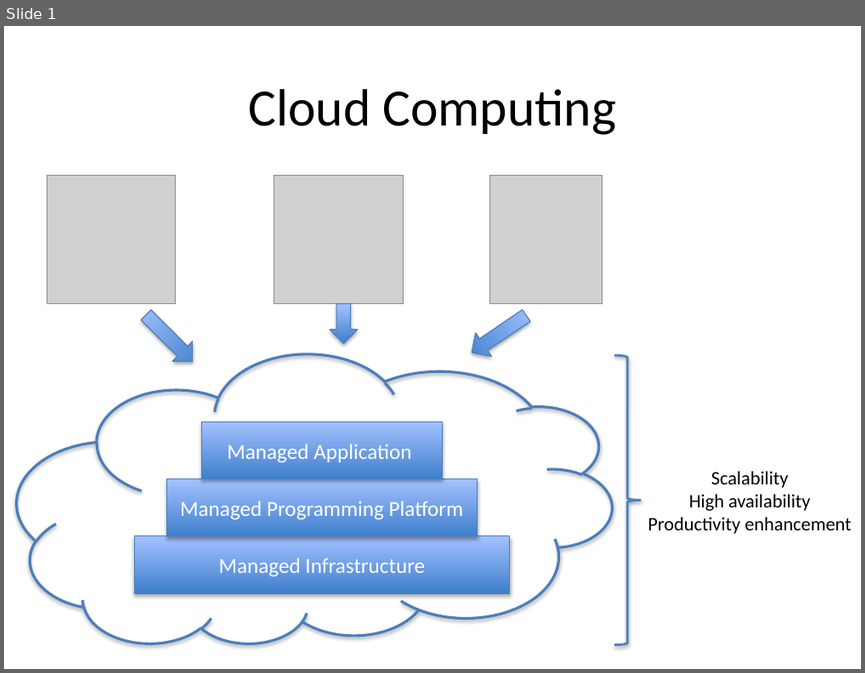
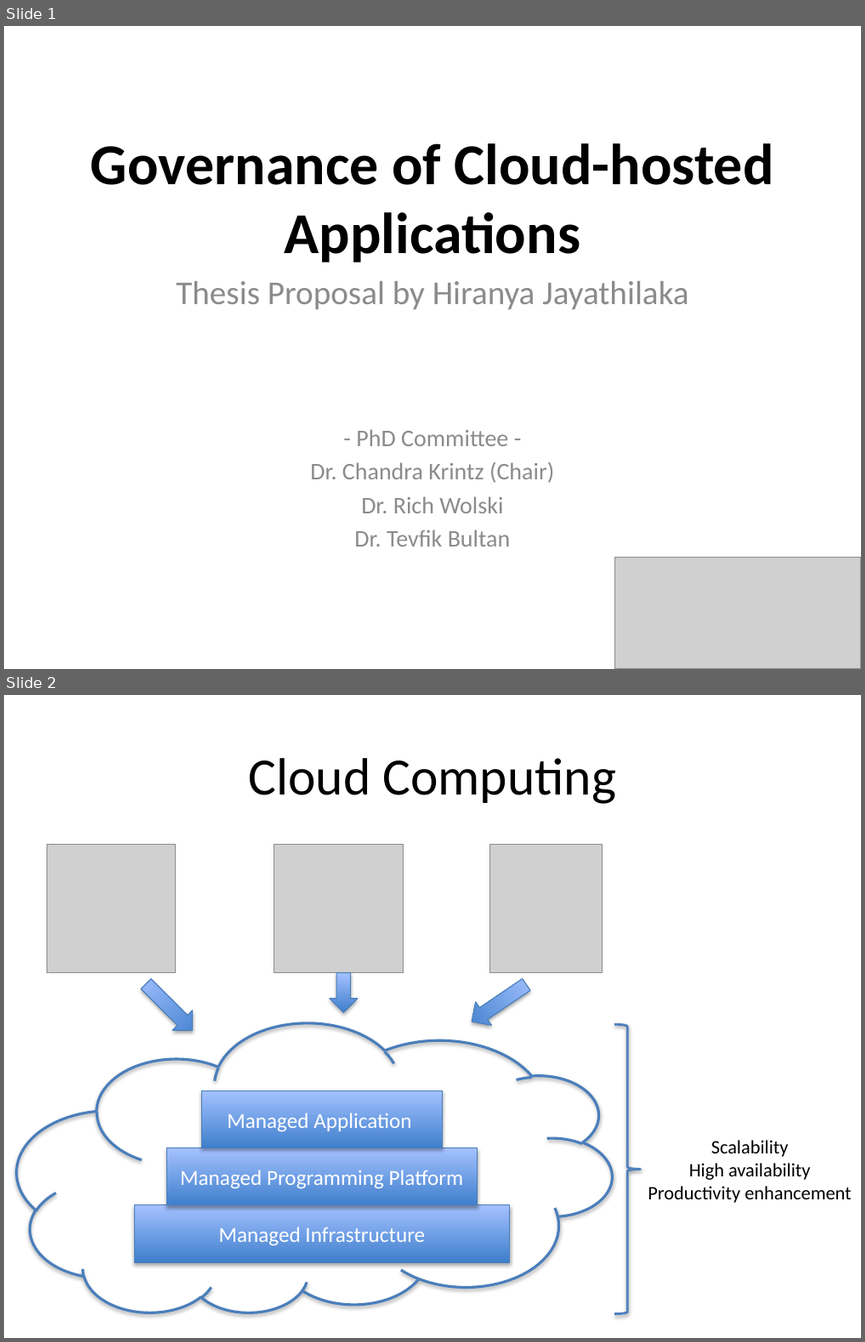
Before and after one commit to Dithn/eager-appscale, a slide deck: Eager/elk-experiment/appserver/system_design.pptx. Shown one above the other, each under a label of ours: slide 1 before the commit, slides 1 and 2 after it. The pictures are 865x673 and 865x1342 pixels, drawn with LibreOffice and Linux fonts; fonts in the diff are those of the drawing; grey boxes stand for pictures. Boxes give left, top, right and bottom in pixels: in the first picture for what was removed or moved away, otherwise in the second. Text is boxed around its words. In the diff, an @@ line names an element or a change of style, - is before the commit and + after.

```diff
--- a/Eager/elk-experiment/appserver/system_design.pptx
+++ b/Eager/elk-experiment/appserver/system_design.pptx
@@ slide 1 added at bbox=[4, 26, 861, 669], background #FFFFFF @@
@@ title added at bbox=[91, 143, 774, 262], 48.6 pt, text #000000, bold @@
+Governance of Cloud-hosted Applications
@@ subtitle added at bbox=[176, 281, 688, 546], 20 pt, text #8C8C8C @@
+Thesis Proposal by Hiranya Jayathilaka
+- PhD Committee -
+Dr. Chandra Krintz (Chair)
+Dr. Rich Wolski
+Dr. Tevfik Bultan
@@ picture added at bbox=[614, 556, 861, 669] @@
@@ what was slide 1 is now slide 2 @@
```
Also in this commit, not shown: 2 slides changed.
